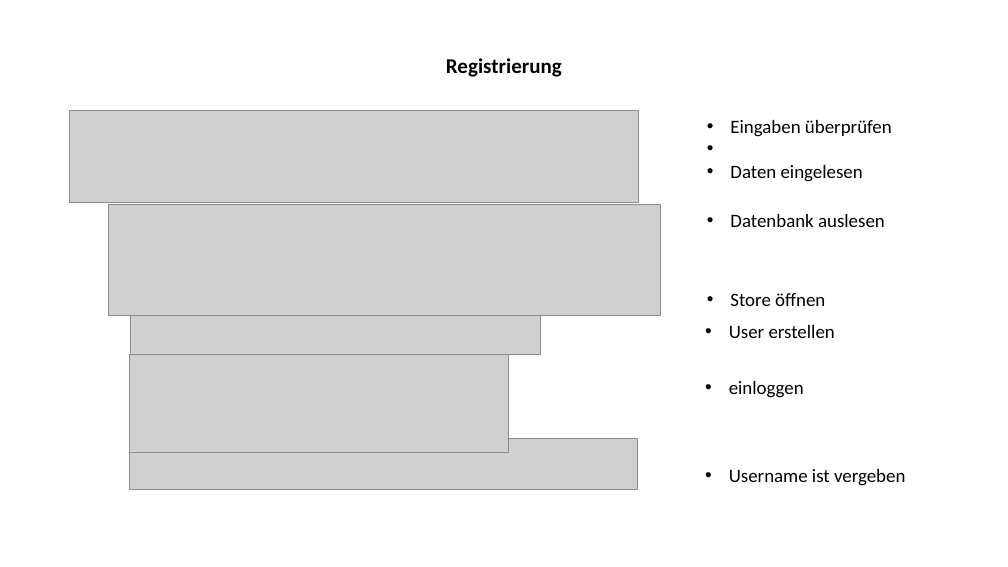
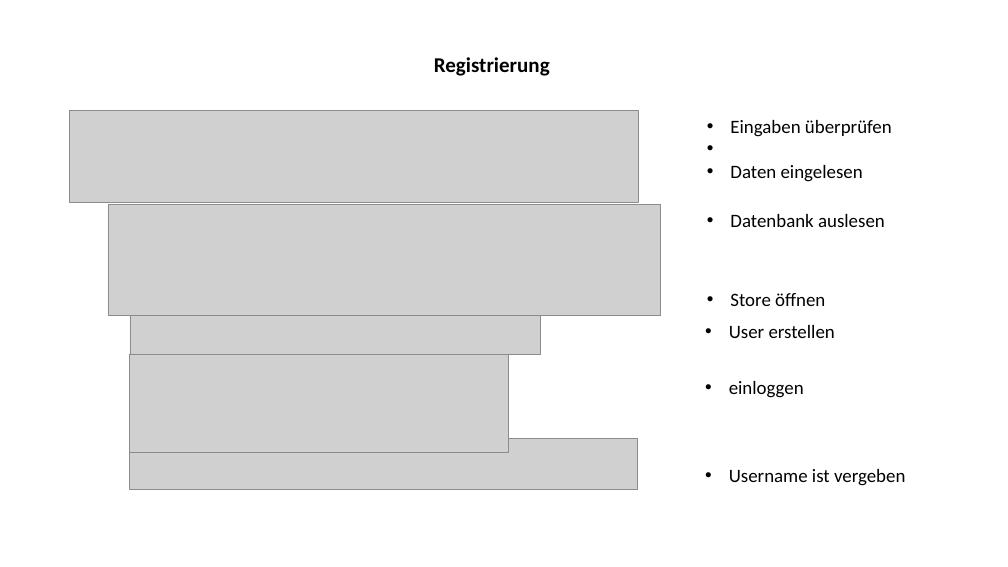
Before and after one commit to Fabusch/Kalenderprojekt, a slide deck: slide 3 of derKalender/Gruppen Kalender.odp (slide 4 before the commit). Drawn at 1008x567 pixels with LibreOffice and Linux fonts; fonts in the diff are those of the drawing; grey boxes stand for pictures. Boxes give left, top, right and bottom in pixels: in the first picture for what was removed or moved away, otherwise in the second. Text is boxed around its words. In the diff, an @@ line names an element or a change of style, - is before the commit and + after.

```diff
--- a/derKalender/Gruppen Kalender.odp
+++ b/derKalender/Gruppen Kalender.odp
@@ text "Registrierung": place and size @@
-text "Registrierung" at <box>446,58,562,77</box>
+text "Registrierung" at <box>434,57,550,76</box>
```
Also in this commit, not shown: 2 other slides changed, 3 slides removed.
